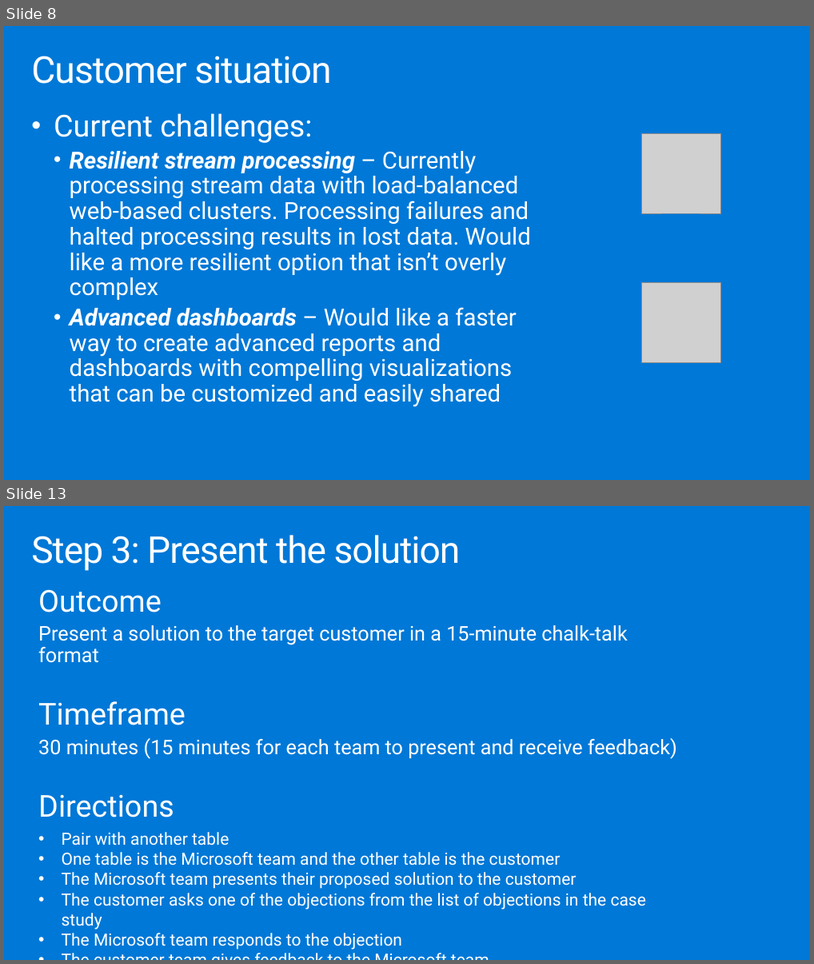
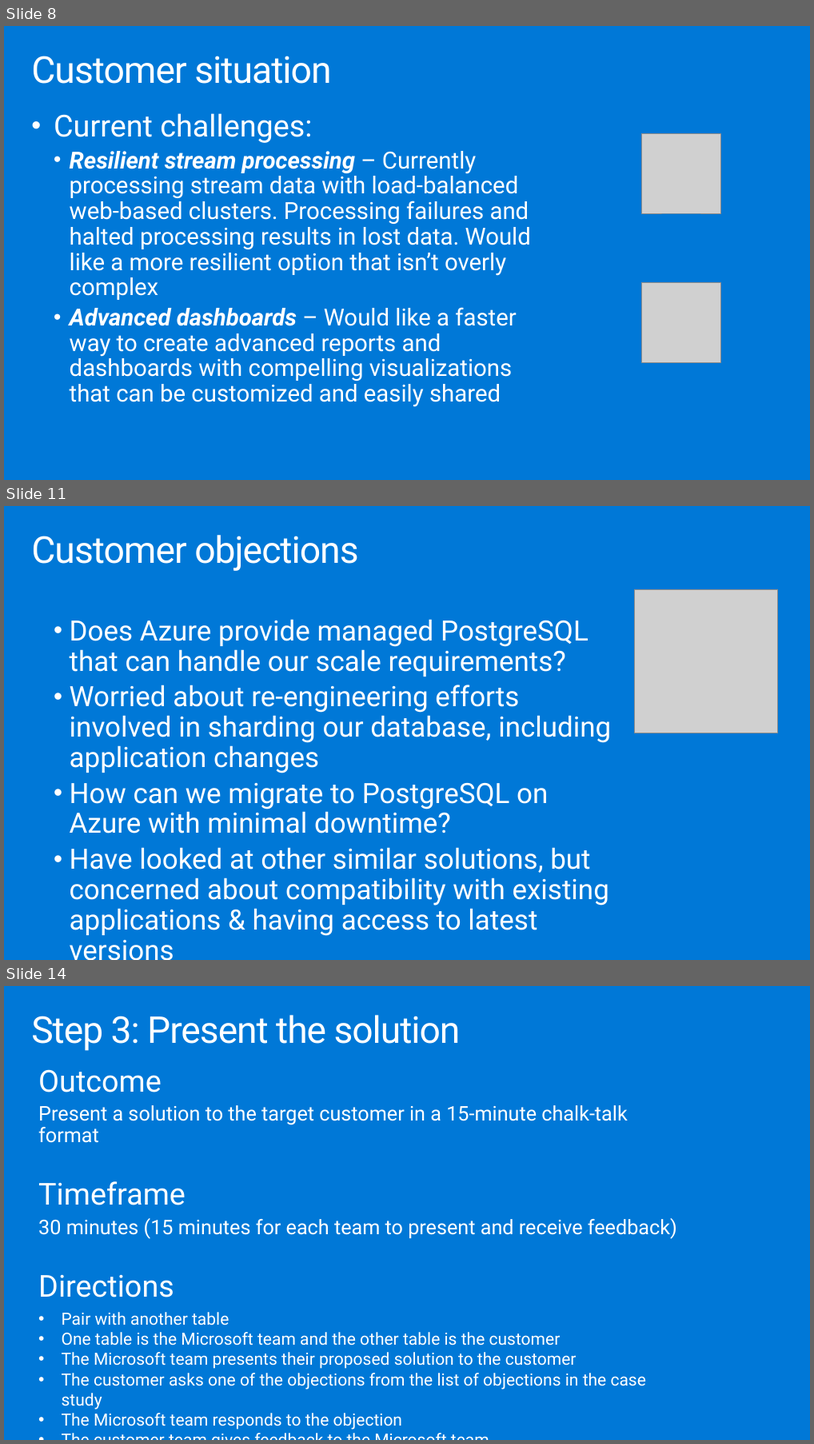
Before and after one commit to solliancenet/MCW-Managed-open-source-databases-on-Azure, a slide deck: Whiteboard design session/WDS trainer presentation - Managed open source databases on Azure.pptx. Shown one above the other, each under a label of ours: slides 8 and 13 before the commit, slides 8, 11 and 14 after it; the slides between them are not shown. The pictures are 814x964 and 814x1444 pixels, drawn with LibreOffice and Linux fonts; fonts in the diff are those of the drawing; grey boxes stand for pictures. Boxes give left, top, right and bottom in pixels: in the first picture for what was removed or moved away, otherwise in the second. Text is boxed around its words. In the diff, an @@ line names an element or a change of style, - is before the commit and + after.

```diff
--- a/Whiteboard design session/WDS trainer presentation - Managed open source databases on Azure.pptx
+++ b/Whiteboard design session/WDS trainer presentation - Managed open source databases on Azure.pptx
@@ slide 11 added at (4,506,810,960), background #0078D7 @@
@@ title added at (31,535,358,571), 44.1 pt, text #FFFFFF @@
+Customer objections
@@ picture added at (635,589,778,733) @@
@@ text added at (70,619,611,936), 33.3 pt, text #FFFFFF @@
+  • Does Azure provide managed PostgreSQL that can handle our scale requirements?
+  • Worried about re-engineering efforts involved in sharding our database, including application changes
+  • How can we migrate to PostgreSQL on Azure with minimal downtime?
+  • Have looked at other similar solutions, but concerned about compatibility with existing applications & having access to latest versions
@@ what was slide 13 is now slide 14 @@
```
Also in this commit, not shown: 23 other slides added, 16 slides removed, 1 other file.
